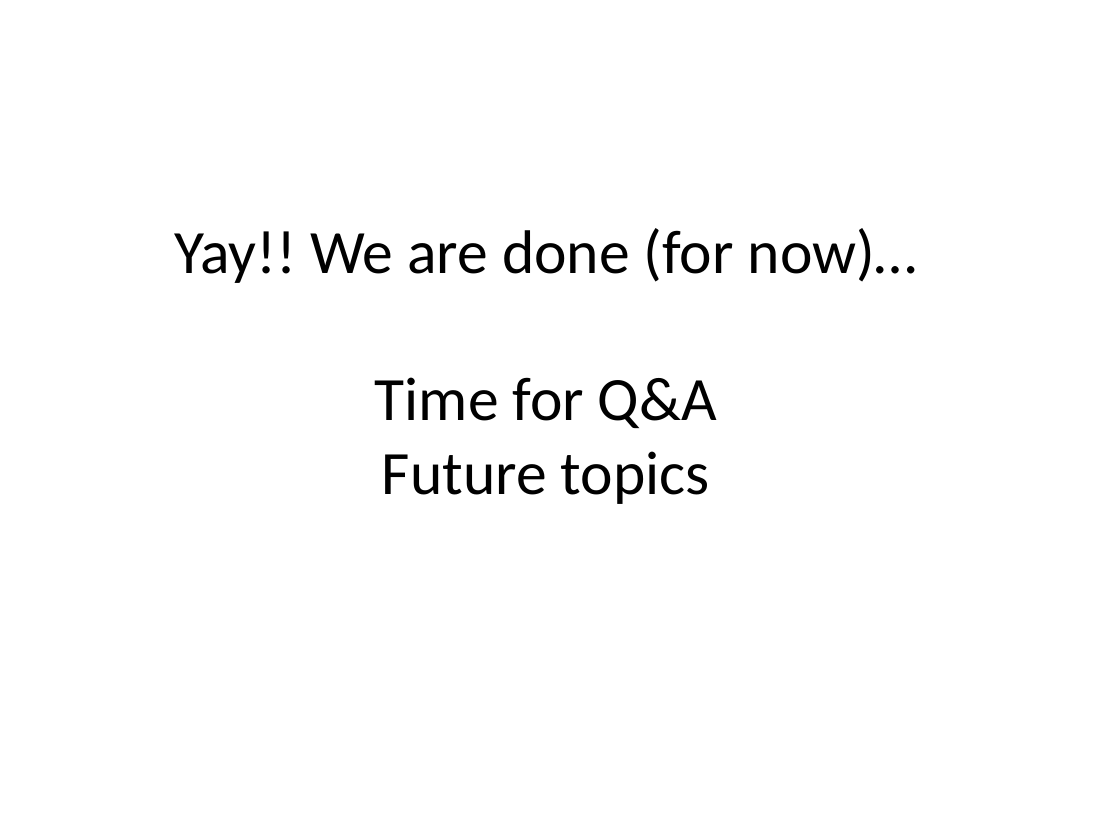
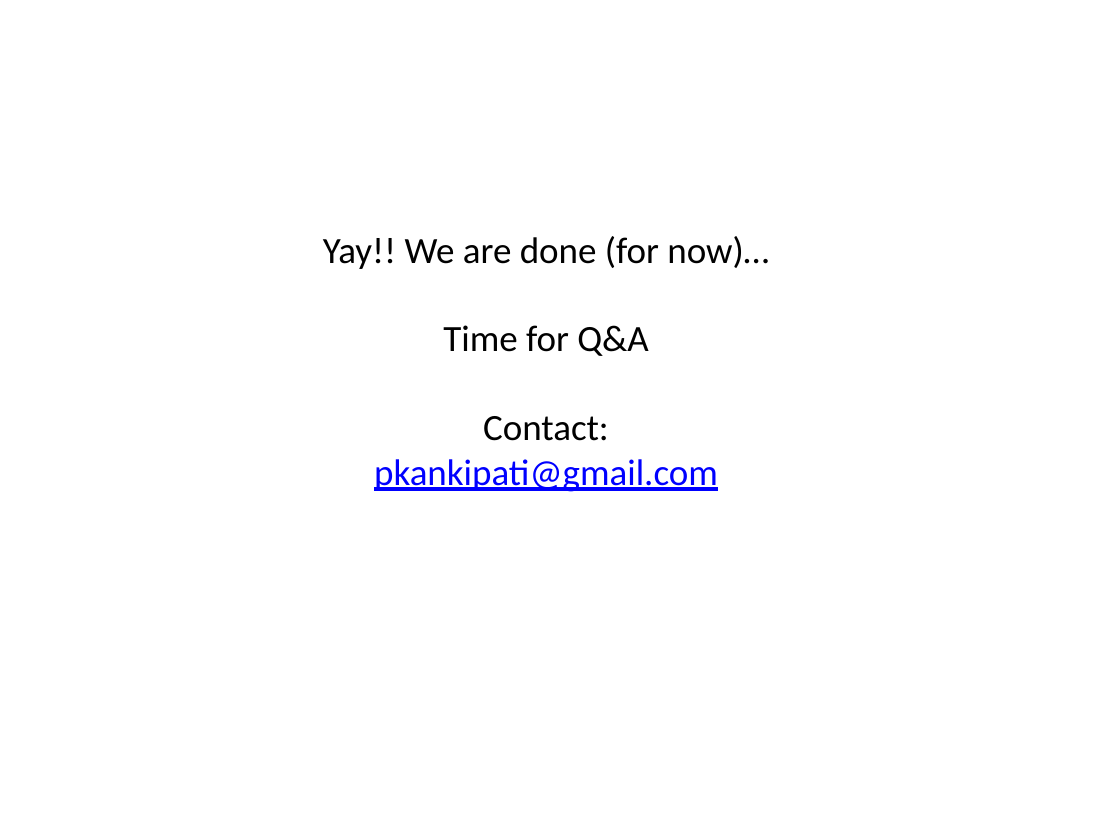
Before and after one commit to pkankipati/myblockchain, a slide deck: slide 56 of docs/Build a private blockchain.pptx. Drawn at 1120x840 pixels with LibreOffice and Linux fonts; fonts in the diff are those of the drawing. Boxes give left, top, right and bottom in pixels: in the first picture for what was removed or moved away, otherwise in the second. Text is boxed around its words. In the diff, an @@ line names an element or a change of style, - is before the commit and + after.

```diff
--- a/docs/Build a private blockchain.pptx
+++ b/docs/Build a private blockchain.pptx
@@ title at [323,236,769,492]: text changed; size 39.6 to 23.8 pt @@
-Yay!! We are done (for now)…
-Time for Q&A
-Future topics
+Yay!! We are done (for now)…
+Time for Q&A
+Contact:
+pkankipati@gmail.com
```
Also in this commit, not shown: 37 other slides changed, 1 other file.
